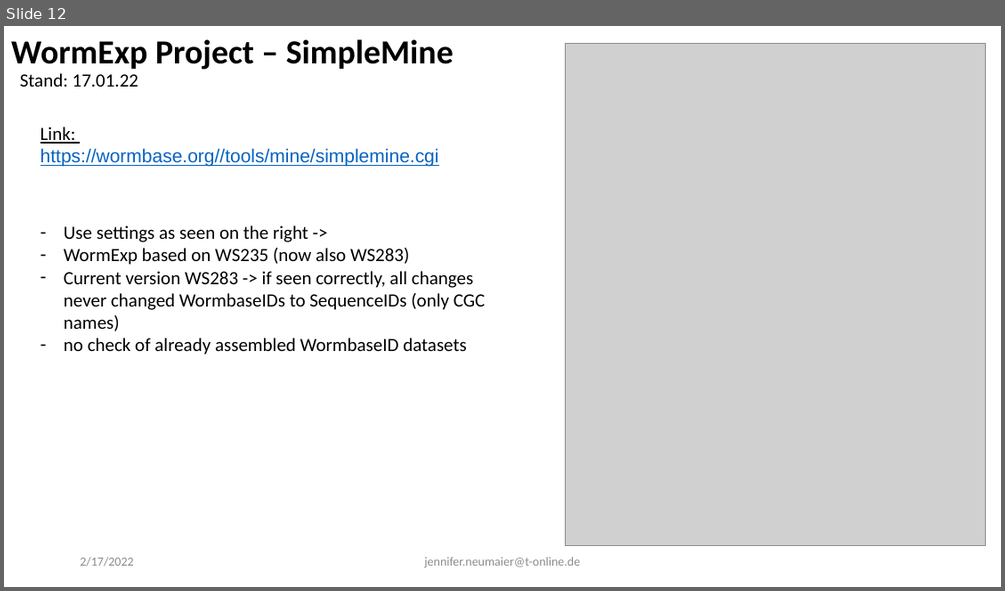
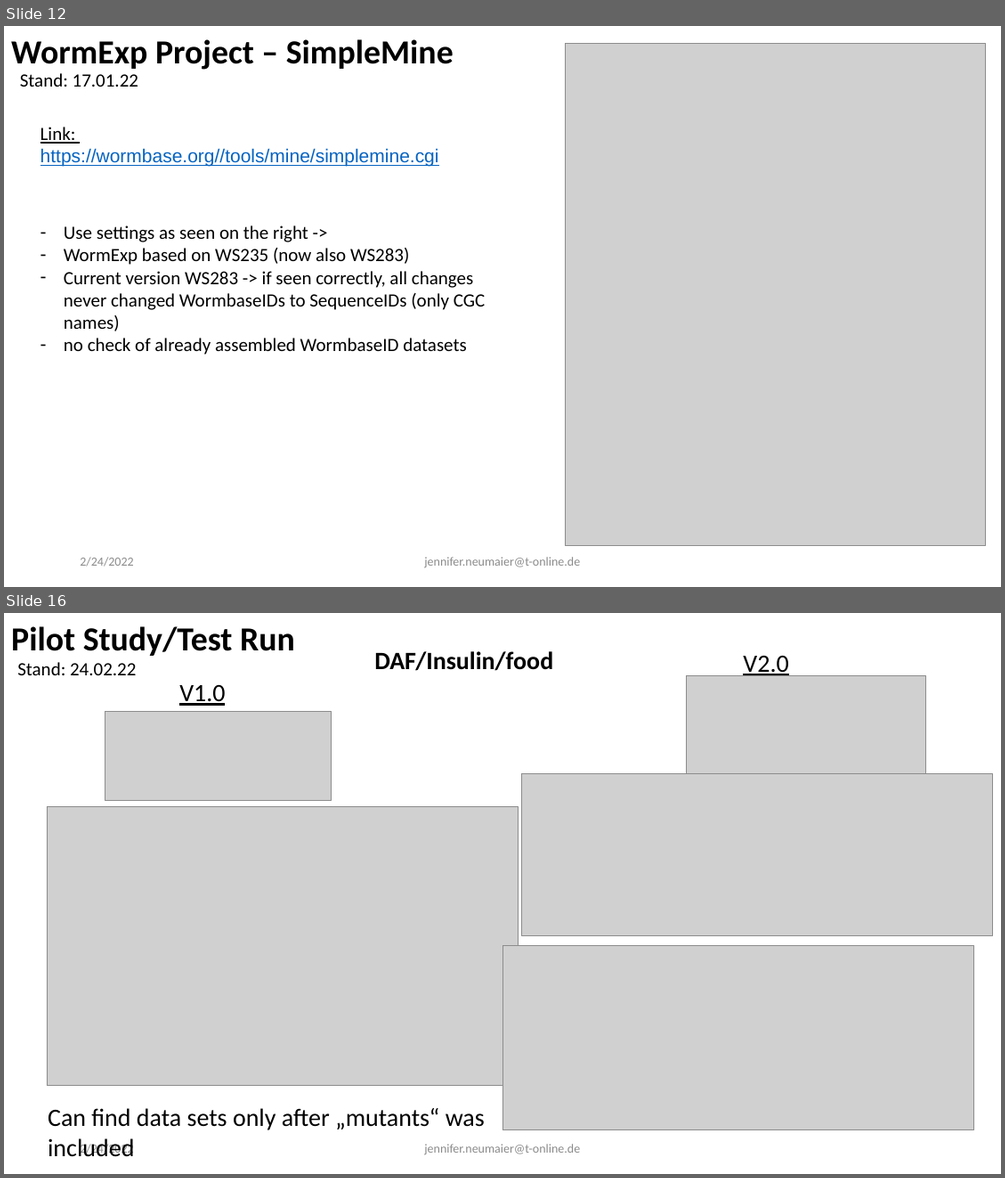
Before and after one commit to evoecogen/WormExp, a slide deck: Documentation/Project_Presentation_210922.pptx. Shown one above the other, each under a label of ours: slide 12 before the commit, slides 12 and 16 after it; the slides between them are not shown. The pictures are 1005x591 and 1005x1178 pixels, drawn with LibreOffice and Linux fonts; fonts in the diff are those of the drawing; grey boxes stand for pictures. Boxes give left, top, right and bottom in pixels: in the first picture for what was removed or moved away, otherwise in the second. Text is boxed around its words. In the diff, an @@ line names an element or a change of style, - is before the commit and + after.

Commit message:
added test documentation

```diff
--- a/Documentation/Project_Presentation_210922.pptx
+++ b/Documentation/Project_Presentation_210922.pptx
@@ slide 16 added at (4, 613, 1001, 1174), background #FFFFFF @@
@@ text added at (11, 626, 295, 656), 32.4 pt, text #000000, bold @@
+Pilot Study/Test Run
@@ text added at (17, 662, 136, 675), 18 pt, text #000000 @@
+Stand: 24.02.22
@@ text added at (374, 651, 553, 671), 24 pt, text #000000, bold @@
+DAF/Insulin/food
@@ text added at (743, 656, 788, 677), 24 pt, text #000000, underline @@
+V2.0
@@ text added at (179, 685, 225, 706), 24 pt, text #000000, underline @@
+V1.0
@@ picture added at (687, 676, 926, 794) @@
@@ picture added at (105, 711, 331, 801) @@
@@ picture added at (521, 774, 993, 935) @@
@@ picture added at (47, 807, 518, 1086) @@
@@ picture added at (502, 945, 974, 1130) @@
@@ text added at (48, 1108, 485, 1157), 24 pt, text #000000 @@
+Can find data sets only after „mutants“ was included
@@ text added at (80, 1142, 133, 1156), 12 pt, text #8C8C8C @@
+2/24/2022
@@ text added at (424, 1143, 580, 1155), 12 pt, text #8C8C8C @@
+jennifer.neumaier@t-online.de
@@ slide 12 changed as well @@
@@ text at (80, 556, 133, 566): text changed @@
-2/17/2022
+2/24/2022
```
Also in this commit, not shown: 21 other slides changed, 8 other slides added, 2 other files.
